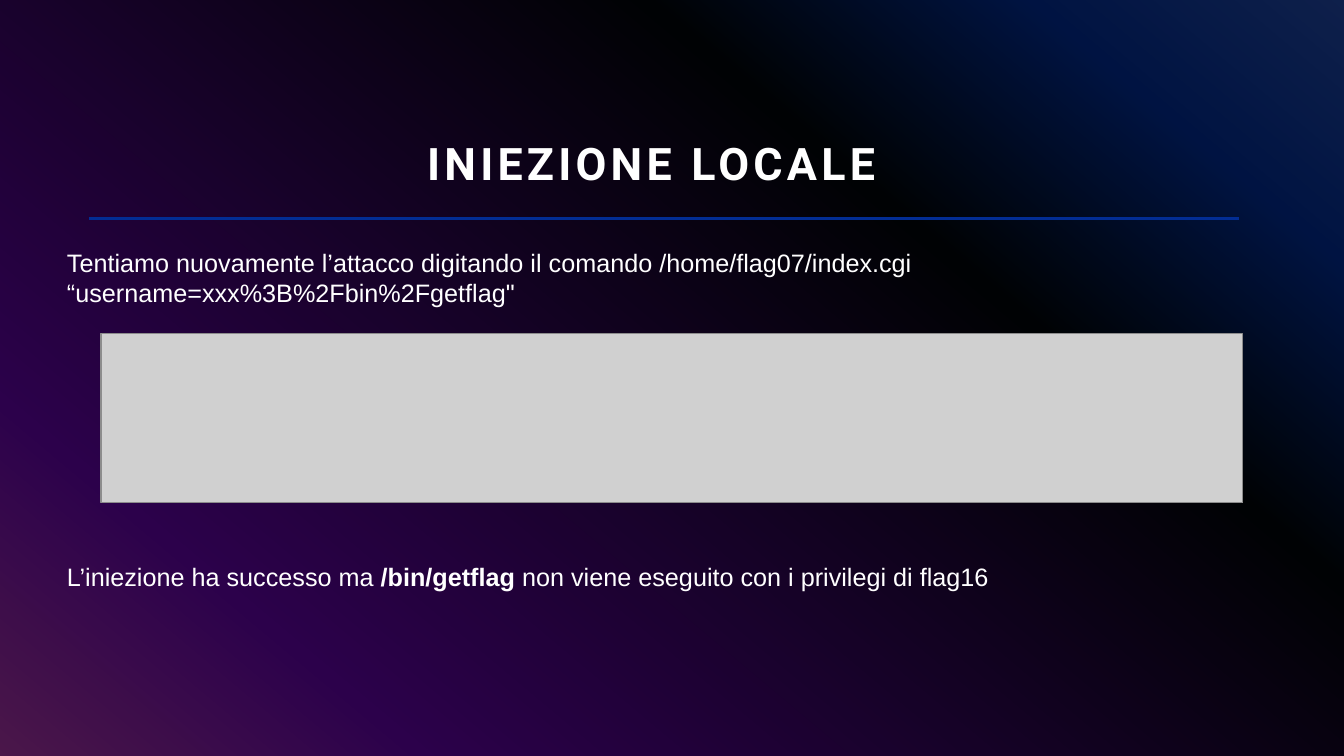
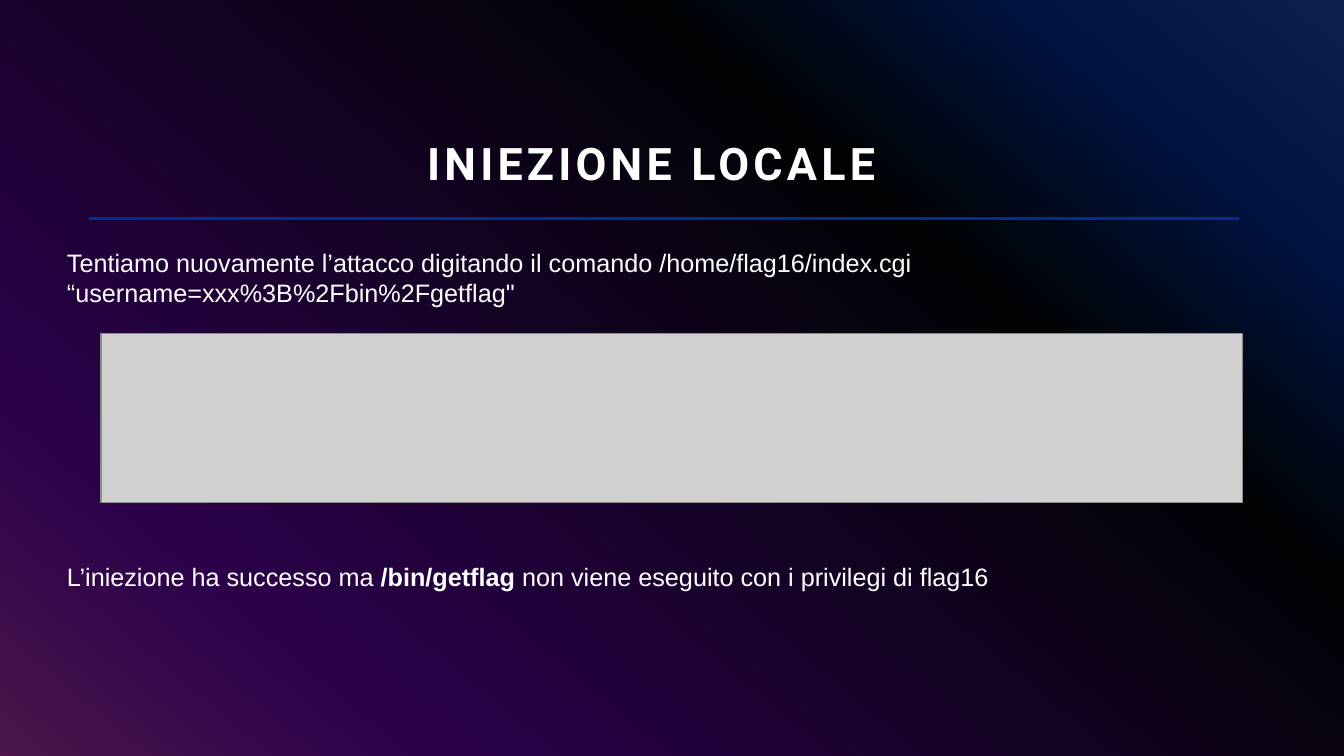
Before and after one commit to giorgiosiniscalchi/Nebula16-ITA, a slide deck: slide 16 of Presentazione Nebula16.pptx. Drawn at 1344x756 pixels with LibreOffice and Linux fonts; fonts in the diff are those of the drawing; grey boxes stand for pictures. Boxes give left, top, right and bottom in pixels: in the first picture for what was removed or moved away, otherwise in the second. Text is boxed around its words. In the diff, an @@ line names an element or a change of style, - is before the commit and + after.

```diff
--- a/Presentazione Nebula16.pptx
+++ b/Presentazione Nebula16.pptx
@@ text at [67,253,911,307]: text changed @@
-Tentiamo nuovamente l’attacco digitando il comando /home/flag07/index.cgi “username=xxx%3B%2Fbin%2Fgetflag"
+Tentiamo nuovamente l’attacco digitando il comando /home/flag16/index.cgi “username=xxx%3B%2Fbin%2Fgetflag"
```
Also in this commit, not shown: 2 other slides changed.
